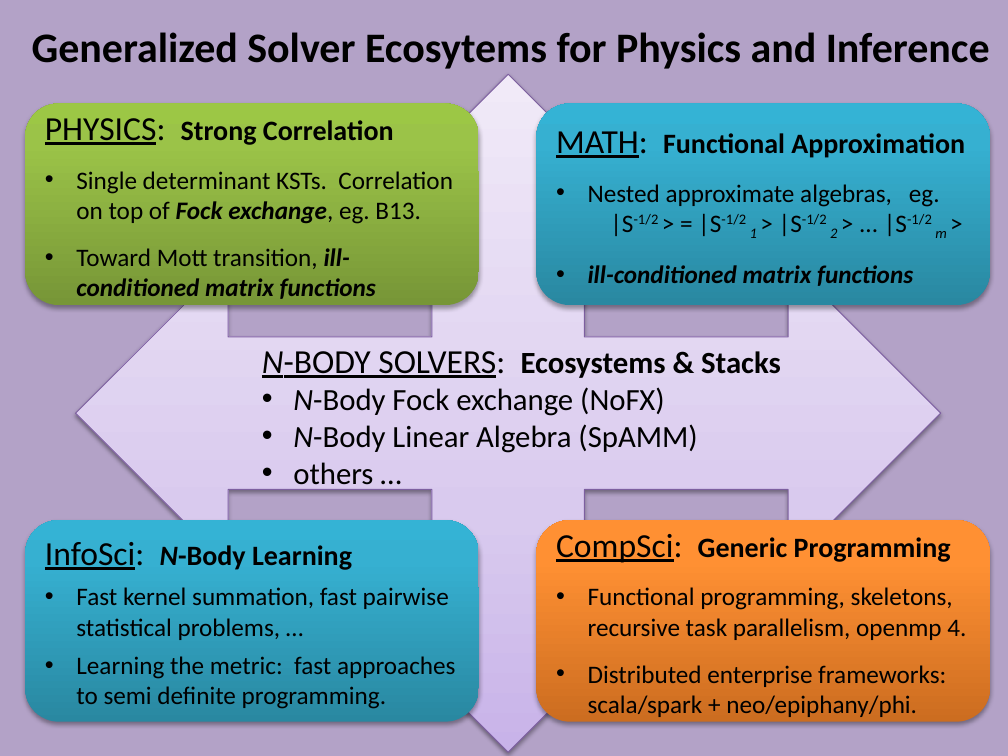
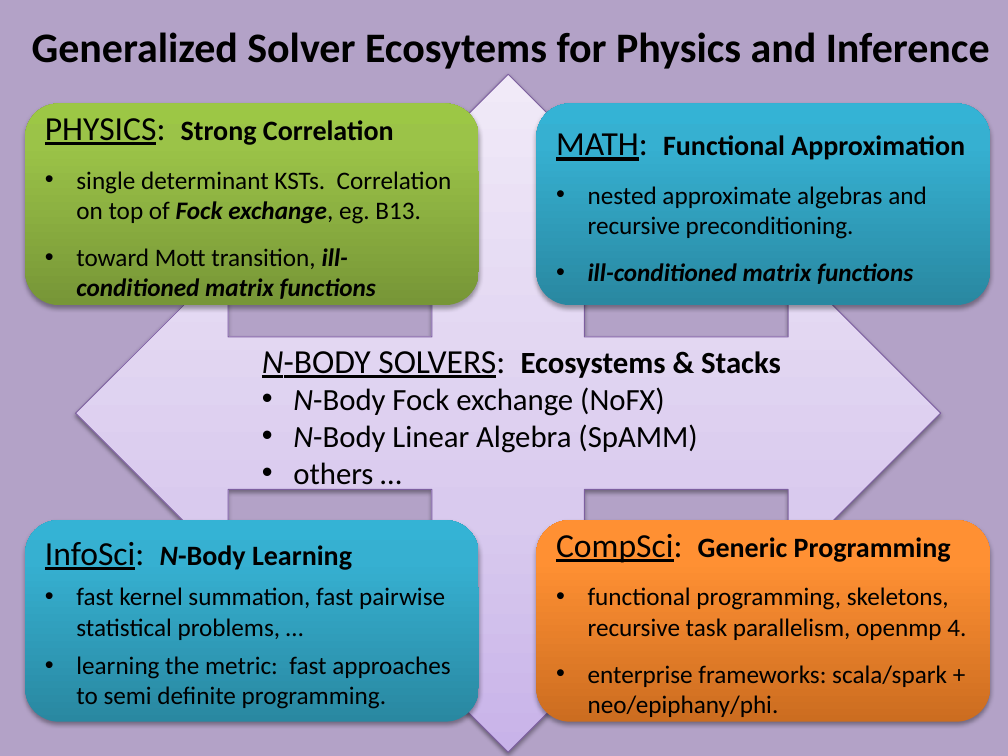
Before and after one commit to FreeON/spammpack, a slide deck: slide 2 of sandwitch_results_3_2015/spamm_big_picture.pptx. Drawn at 1008x756 pixels with LibreOffice and Linux fonts; fonts in the diff are those of the drawing. Boxes give left, top, right and bottom in pixels: in the first picture for what was removed or moved away, otherwise in the second. Text is boxed around its words. In the diff, an @@ line names an element or a change of style, - is before the commit and + after.

```diff
--- a/sandwitch_results_3_2015/spamm_big_picture.pptx
+++ b/sandwitch_results_3_2015/spamm_big_picture.pptx
@@ text in rounded rectangle at box(76, 171, 452, 299): text changed @@
-• Single determinant KSTs. Correlation on top of Fock exchange, eg. B13.
-• Toward Mott transition, ill-conditioned matrix functions
+• single determinant KSTs. Correlation on top of Fock exchange, eg. B13.
+• toward Mott transition, ill-conditioned matrix functions
@@ text in rounded rectangle at box(588, 186, 927, 239): text changed @@
-• Nested approximate algebras, eg. |S-1/2 > = |S-1/2 1 > |S-1/2 2 > ... |S-1/2 m >
+• nested approximate algebras and recursive preconditioning.
@@ text in rounded rectangle at box(76, 587, 450, 709): text changed @@
-• Fast kernel summation, fast pairwise statistical problems, …
-• Learning the metric: fast approaches to semi definite programming.
+• fast kernel summation, fast pairwise statistical problems, …
+• learning the metric: fast approaches to semi definite programming.
@@ text in rounded rectangle at box(588, 587, 966, 717): text changed @@
-• Functional programming, skeletons, recursive task parallelism, openmp 4.
-• Distributed enterprise frameworks: scala/spark + neo/epiphany/phi.
+• functional programming, skeletons, recursive task parallelism, openmp 4.
+• enterprise frameworks: scala/spark + neo/epiphany/phi.
```
Also in this commit, not shown: 1 other slide changed, 3 slides added, 2 slides removed.
